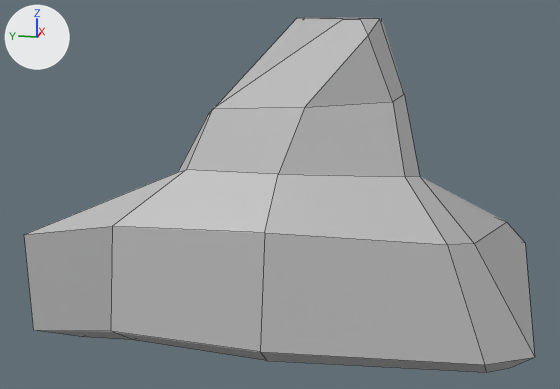
The FBX model FishPunch Project/TrickyTracks/Assets/TrickyTracks/Meshes/Environment/Rocks/Rock_005_Enviroment_001_Tiny.fbx, before and after one commit.
Both versions are drawn from a 50 mm lens placed at (-3.402, 2.261, 0.417), pointed at (-2.268, 2.488, 0.134). Arrows for +X, +Y and +Z are at upper left; the lights stay in place. Mesh edges are drawn as thin lines. Where no turn or scale is listed for an object, it has been applied to the vertices.

The older version as bpy lines, for what is in view:
```python
me_mesh = bpy.data.meshes.new('Mesh')
me_mesh.from_pydata(...)  # 54 vertices, 55 faces; spans x -0.344..0.344, y -0.336..0.336, z -0.199..0.199
me_mesh.materials.append(mat_lambert1)  # grey #bcbcbc
ob_rock_005_enviroment_001_tiny = bpy.data.objects.new('Rock_005_Enviroment_001_Tiny', me_mesh)
ob_rock_005_enviroment_001_tiny.location = (-2.241, 2.437, 0.2)
```
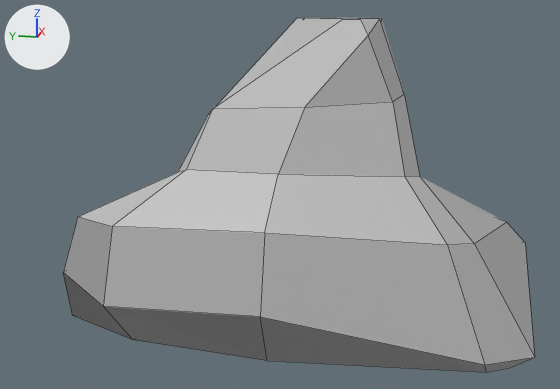
Scene script edits in JSON lines:
```json
{"block": "me_mesh", "where": "me_mesh.from_pydata(...)  # 54 vertices, 55 faces; spans x -0.344..0.344, y -0.336..0.336, z -0.199..0.199"}
{"block": "me_mesh", "where": "# used by ob_rock_005_enviroment_001_tiny; location = (-2.241, 2.437, 0.2)"}
{"block": "me_mesh", "change": "me_mesh part 1"}
{"op": "set", "path": "me_mesh.vertices[23].co", "old": "(-0.335, 0.306, -0.054)", "new": "(-0.248, 0.278, -0.054)", "note": "pixel (23, 234) -> pixel (77, 216)"}
{"op": "set", "path": "me_mesh.vertices[43].co", "old": "(-0.344, 0.011, -0.177)", "new": "(-0.344, 0.011, -0.133)", "note": "pixel (260, 351) -> pixel (260, 316)"}
{"op": "set", "path": "me_mesh.vertices[49].co", "old": "(-0.321, 0.207, -0.178)", "new": "(-0.337, 0.207, -0.138)", "note": "pixel (110, 331) -> pixel (103, 306)"}
{"op": "set", "path": "me_mesh.vertices[50].co", "old": "(-0.3, 0.256, -0.199)", "new": "(-0.237, 0.3, -0.199)", "note": "pixel (82, 336) -> pixel (72, 315)"}
{"op": "set", "path": "me_mesh.vertices[51].co", "old": "(-0.336, 0.303, -0.178)", "new": "(-0.26, 0.298, -0.128)", "note": "pixel (33, 330) -> pixel (63, 272)"}
```

Pixel boxes [x1, y1, x2, y2] of what changed, in the pictures (560 x 389 px; the box of a moved part takes in the faces that stretch with it):
```json
{"object": "Rock_005_Enviroment_001_Tiny", "change": "reshaped", "before": [24, 17, 535, 373], "after": [63, 17, 535, 373], "on screen": "8% narrower"}
{"part": 1, "of": "me_mesh", "change": "moved or reshaped", "before": [24, 170, 487, 373], "after": [63, 170, 487, 373]}
```
